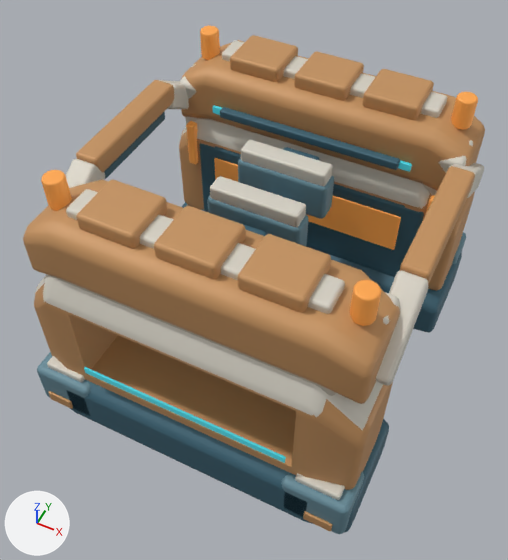
What one commit did to the Blender file space-battleship/art_sources/planet_facilities_v5/equipment.blend.
One viewpoint serves both versions: a 50 mm camera at (1.37, -2.99, 4.19) aimed at (-0.03, -0.19, 0.68). Arrows for +X, +Y and +Z are at lower left; the lights stay in place. The first picture is the older version.

Names of what the first picture shows: 'Broad ochre crown tile', 'Broad ochre crown tile.001', 'Broad ochre crown tile.002', 'Continuous orange load cheek', 'Continuous orange load cheek.001', 'Deep pressure foot wrapped around section', 'Inset inner bay wall.001', 'Open bay orange head rail', 'Open bay orange head rail.001', 'Portal crown edge', 'Portal crown edge.001', 'Warm working recess.001' and 38 more.
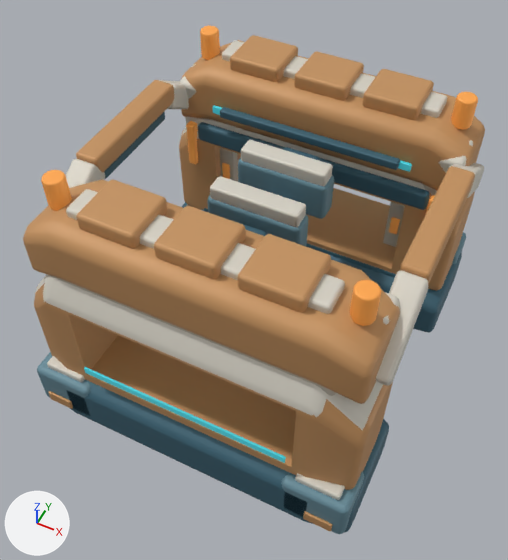
What changed in the scene script:
```text
Add me_cube_025_1:
    me_cube_025_1.from_pydata(...)  # 96 vertices, 98 faces; spans x -0.85..0.85, y -0.03..0.03, z -0.07..0.07
    me_cube_025_1.materials.append(mat_deep_teal_pressure_shell)  # dark cyan #3c6576
Add me_cube_024_1:
    me_cube_024_1.from_pydata(...)  # 96 vertices, 98 faces; spans x -0.85..0.85, y -0.03..0.03, z -0.08..0.08
    me_cube_024_1.materials.append(mat_deep_teal_pressure_shell)  # dark cyan #3c6576
Remove ob_inset_inner_bay_wall_001:
    ob_inset_inner_bay_wall_001 = bpy.data.objects.new('Inset inner bay wall.001', me_cube_024)
    ob_inset_inner_bay_wall_001.parent = ob_facility
    ob_inset_inner_bay_wall_001.location = (0.0, 0.575, 0.7)
Remove ob_warm_working_recess_001:
    ob_warm_working_recess_001 = bpy.data.objects.new('Warm working recess.001', me_cube_025)
    ob_warm_working_recess_001.parent = ob_facility
    ob_warm_working_recess_001.location = (0.0, 0.532, 0.8)
Add ob_inset_inner_bay_upper_header_001:
    ob_inset_inner_bay_upper_header_001 = bpy.data.objects.new('Inset inner bay upper header.001', me_cube_025_1)
    ob_inset_inner_bay_upper_header_001.parent = ob_facility
    ob_inset_inner_bay_upper_header_001.location = (0.0, 0.575, 1.12)
Add ob_inset_inner_bay_lower_sill_001:
    ob_inset_inner_bay_lower_sill_001 = bpy.data.objects.new('Inset inner bay lower sill.001', me_cube_024_1)
    ob_inset_inner_bay_lower_sill_001.parent = ob_facility
    ob_inset_inner_bay_lower_sill_001.location = (0.0, 0.575, 0.32)
```

Where the change shows, as pixel boxes [x1, y1, x2, y2] in the pictures (508 x 560 px):
'Inset inner bay wall.001', deleted (dark cyan): before [199, 143, 424, 277]
'Inset inner bay upper header.001', added: after [198, 122, 430, 210]
'Warm working recess.001', deleted (orange): before [214, 158, 401, 250]
'Inset inner bay lower sill.001', added (mostly hidden): after [204, 208, 396, 278]
